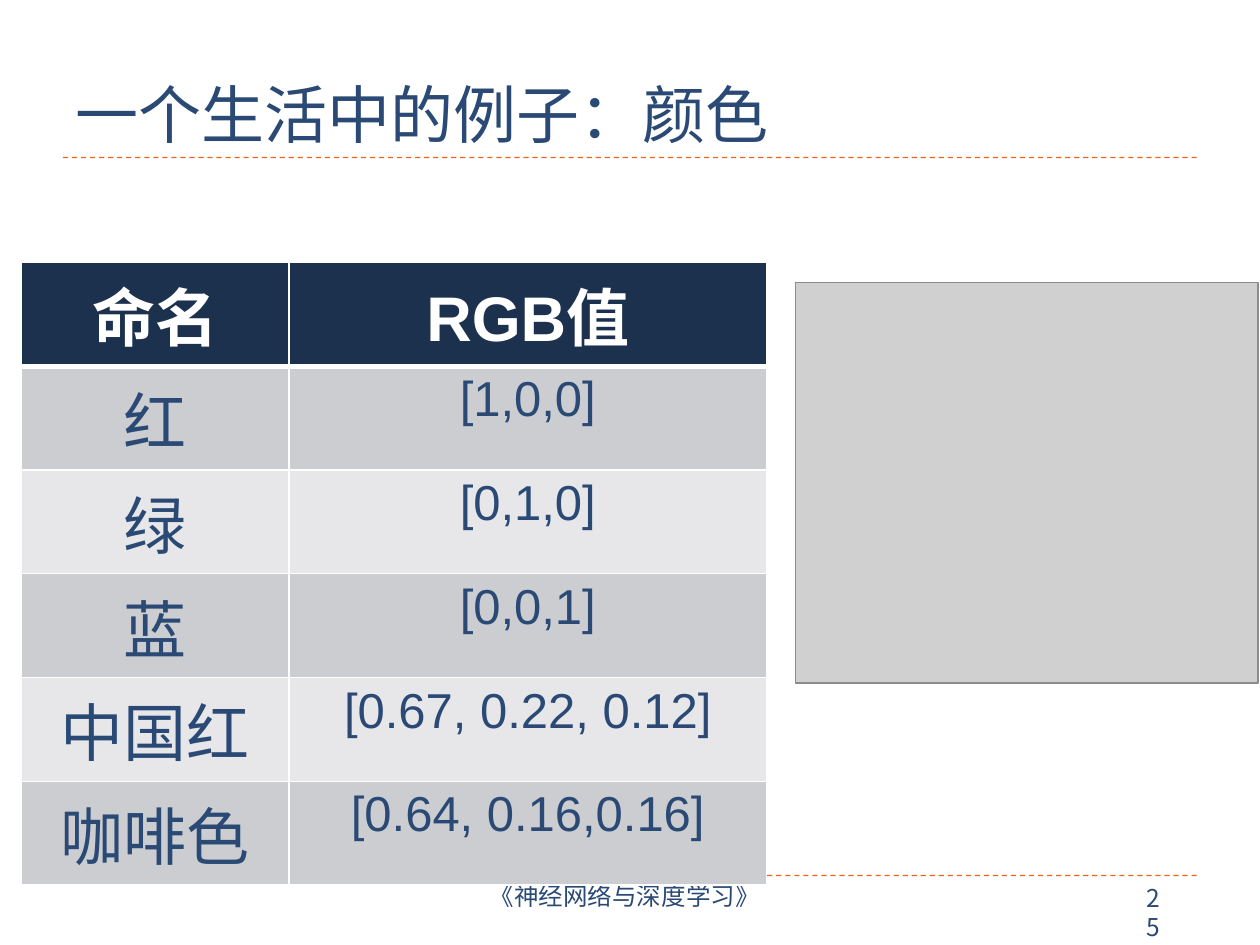
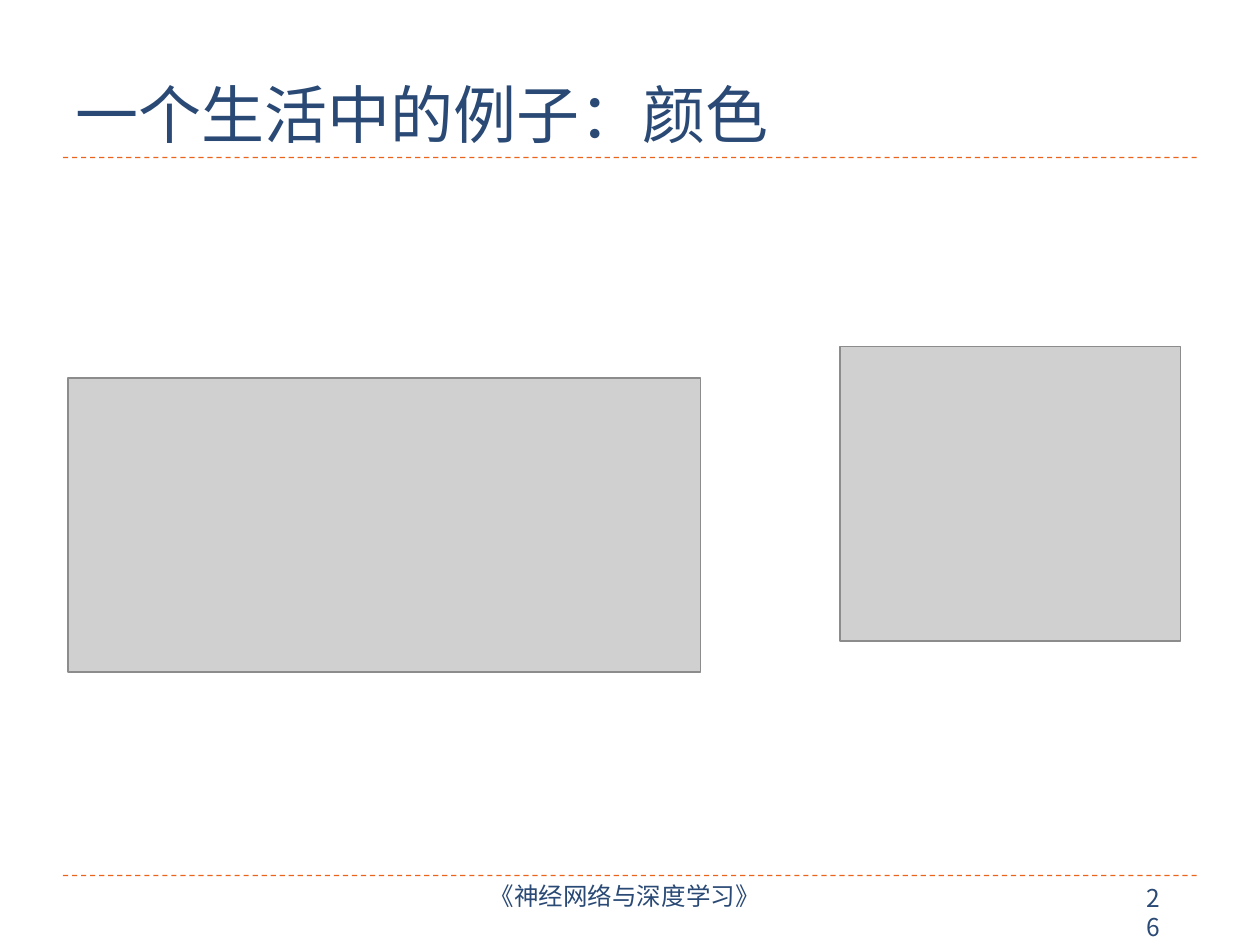
Before and after one commit to nndl/nndl.github.io, a slide deck: slide 26 of ppt/chap-绪论.pptx (slide 25 before the commit). Drawn at 1260x945 pixels with LibreOffice and Linux fonts; fonts in the diff are those of the drawing; grey boxes stand for pictures. Boxes give left, top, right and bottom in pixels: in the first picture for what was removed or moved away, otherwise in the second. Text is boxed around its words. In the diff, an @@ line names an element or a change of style, - is before the commit and + after.

```diff
--- a/ppt/chap-绪论.pptx
+++ b/ppt/chap-绪论.pptx
@@ table removed at (x1=21, y1=262, x2=767, y2=869), 6 rows, 2 columns @@
-命名 | RGB值
-红 | [1,0,0]
-绿 | [0,1,0]
-蓝 | [0,0,1]
-中国红 | [0.67, 0.22, 0.12]
-咖啡色 | [0.64, 0.16,0.16]
@@ picture resized from (x1=796, y1=284, x2=1259, y2=684) to (x1=840, y1=346, x2=1181, y2=641) @@
@@ picture added at (x1=68, y1=378, x2=701, y2=672) @@
```
Also in this commit, not shown: 11 other slides changed, 2 slides added, 1 slide removed, 2 other files.
